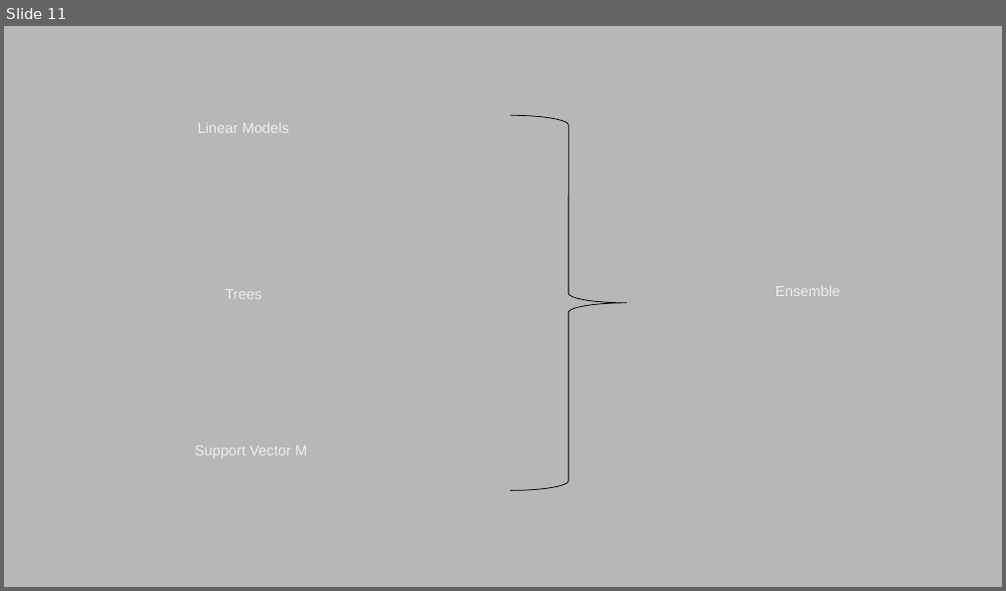
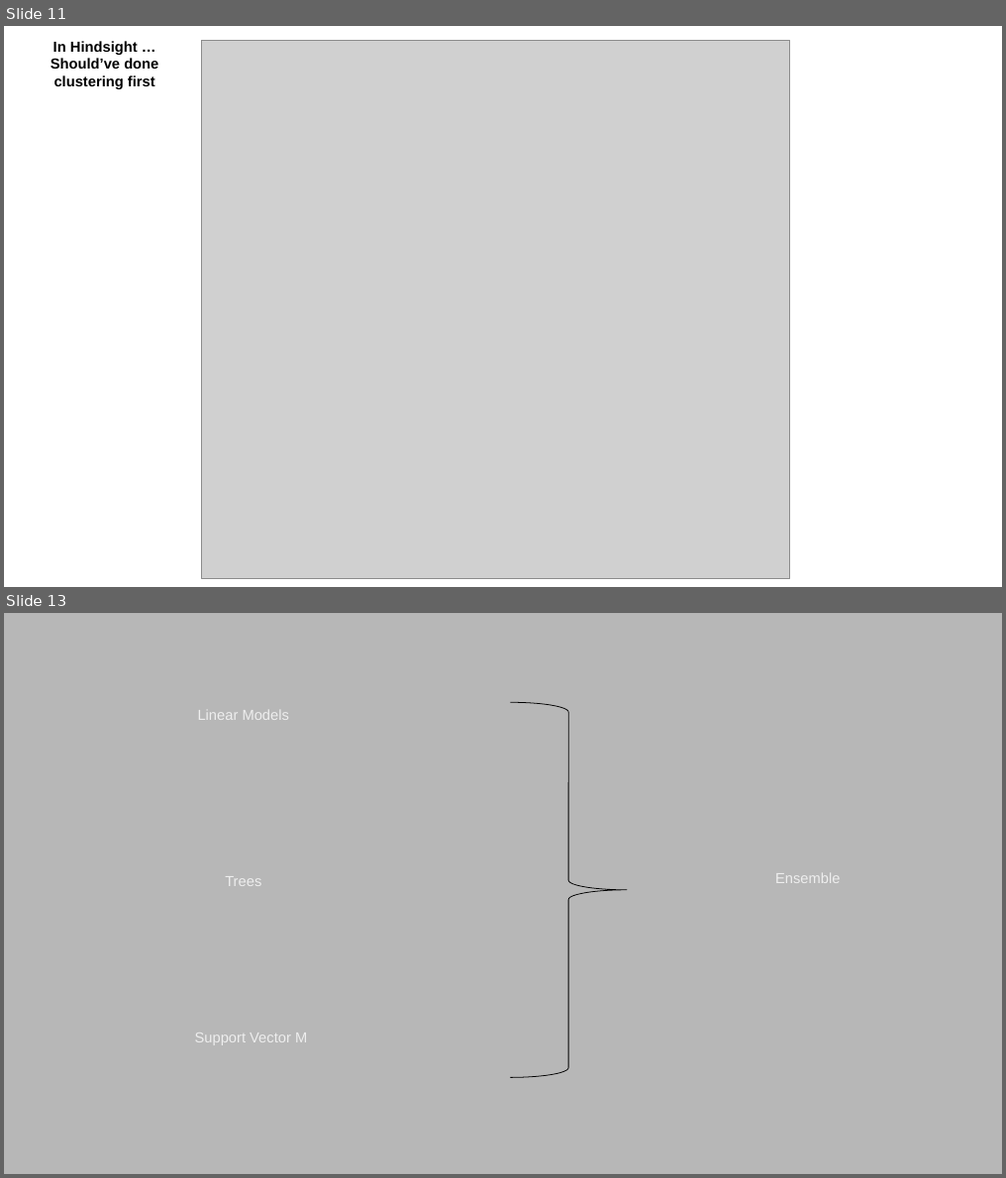
Before and after one commit to nycdatasci/bootcamp008_project, a slide deck: Project3-MachineLearning/Neuromancers/Neuromancer's Journey.pptx. Shown one above the other, each under a label of ours: slide 11 before the commit, slides 11 and 13 after it; the slides between them are not shown. The pictures are 1006x591 and 1006x1178 pixels, drawn with LibreOffice and Linux fonts; fonts in the diff are those of the drawing; grey boxes stand for pictures. Boxes give left, top, right and bottom in pixels: in the first picture for what was removed or moved away, otherwise in the second. Text is boxed around its words. In the diff, an @@ line names an element or a change of style, - is before the commit and + after.

```diff
--- a/Project3-MachineLearning/Neuromancers/Neuromancer's Journey.pptx
+++ b/Project3-MachineLearning/Neuromancers/Neuromancer's Journey.pptx
@@ slide 11 added at bbox=[4, 26, 1002, 587], background #FFFFFF @@
@@ title added at bbox=[51, 41, 158, 89], 14 pt, text #000000, bold @@
+In Hindsight …
+Should’ve done clustering first
@@ picture added at bbox=[202, 40, 790, 579] @@
@@ what was slide 11 is now slide 13 @@
```
Also in this commit, not shown: 1 slide changed, 2 other slides added.
